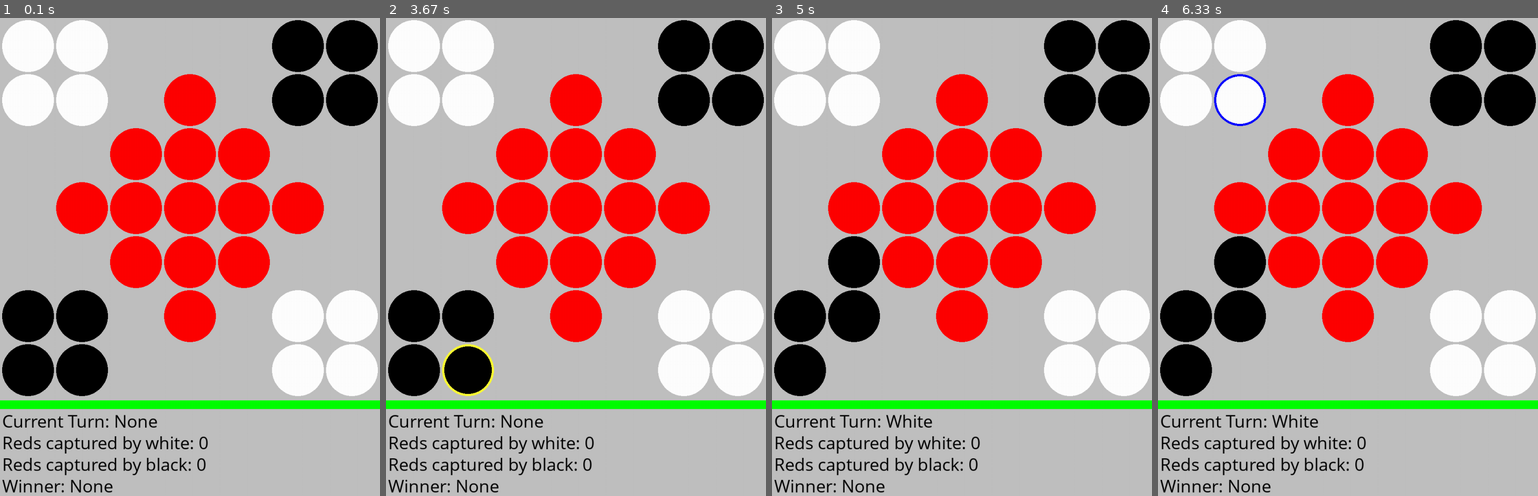
Above: before the commit, frames 1-4 (left to right).
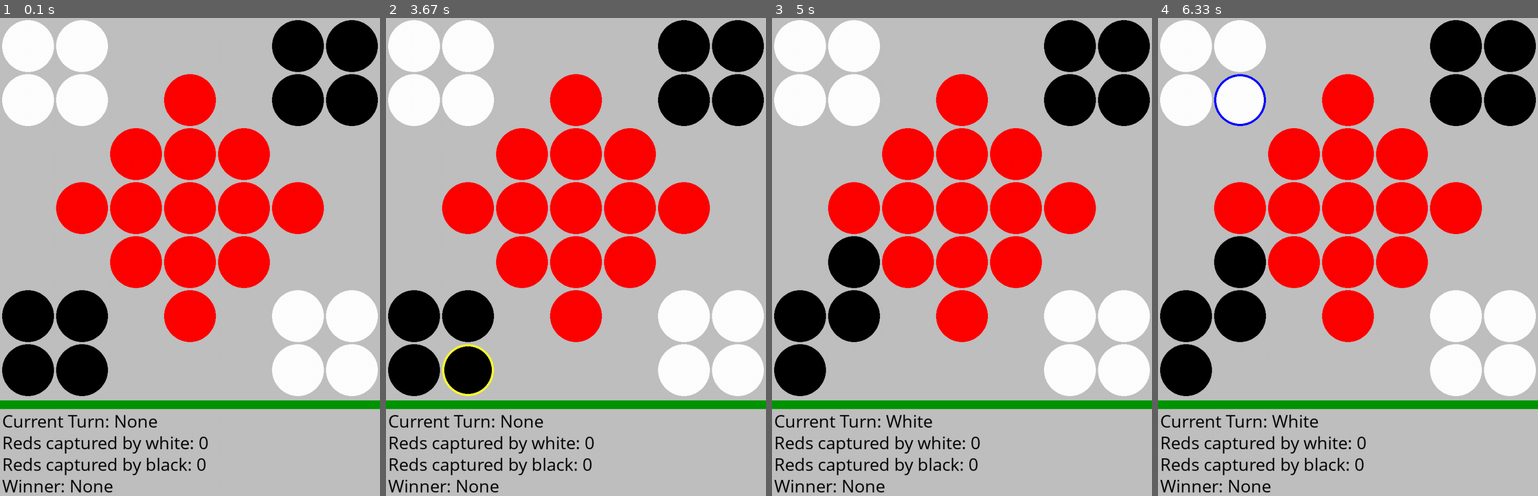
Above: after the commit, the same moments.

Repository: fitzpaca/Kuba-board-game
Game: pygame game, started from PygameKuba.py
The game is run twice, just before and just after one commit, with the same random seed, the same clock (stepped at 60 frames per second) and the same inputs.
Inputs (mouse positions are in pixels of both pictures, inside the frame that each line leads up to):
- Up to frame 1 (0.1 s): no input
- Up to frame 2 (3.67 s): click "Current Turn: None" at 0.38 s; move the mouse to (458, 371) at 3.23 s; click (458, 371) at 3.35 s; hold Left from 3.6 s (still down); move the mouse to (633, 89) at 3.63 s
- Up to frame 3 (5 s): release Left at 4.07 s; hold Up 4.1-4.65 s; click (863, 80) at 4.98 s
- Up to frame 4 (6.33 s): hold Right 5.42-6.08 s; move the mouse to (1355, 99) at 5.45 s

The runs differ from the first frame. In frame 1, 1.9% of the frame differs, in the area x 0-100%, y 79-82%; in frame 2, 1.9%; in frame 3, 1.9%; in frame 4, 1.9%.

Commit message:
game functions with infographic and winner declaration

Diff:
--- a/KubaGame.py
+++ b/KubaGame.py
@@ -143,10 +143,10 @@
         Parameters: N/A
         Returns: True or False
         """
-        if self._player1.get_captured() == 7:
+        if self._player1.get_captured() == 1:
             self.set_winner(self._player1.get_name())
 
-        if self._player2.get_captured() == 7:
+        if self._player2.get_captured() == 1:
             self.set_winner(self._player2.get_name())
 
         # if player 1 has no marbles on the board, player 2 wins
--- a/PygameKuba.py
+++ b/PygameKuba.py
@@ -15,8 +15,6 @@
 
 # initialize the board to starting position
 game = KubaGame(('White', 'W'), ('Black', 'B'))
-print("Board start (below)")
-game.display_board()
 
 ################################################################################
 # Board Setup #################################################################
@@ -74,7 +72,7 @@
 
         # ------------ game info section ------------------------
         # add a white line to separate board game from info section
-        pygame.draw.rect(board, green, pygame.Rect(0, 9*tile_spacing + 7*2*tile_radius, BOARD_WIDTH, tile_spacing*4))
+        pygame.draw.rect(board, dark_green, pygame.Rect(0, 9*tile_spacing + 7*2*tile_radius, BOARD_WIDTH, tile_spacing*4))
 
         # display current turn
         myfont = pygame.font.SysFont("Comic Sans MS", int((tile_radius + tile_spacing)/1.5))
@@ -148,11 +146,9 @@
                         # update the marble index
                         marble_index = (int((y_pos - (tile_radius + tile_spacing)) / (2 * tile_radius + tile_spacing)),
                                         int((x_pos - (tile_radius + tile_spacing)) / (2 * tile_radius + tile_spacing)))
-                        print(marble_index)
                         marble_select = True
                         marble_color = white
                         select_pos = (x_pos, y_pos)
-                        print('W')
 
 
                     # if the user clicks on a valid marble position
@@ -164,11 +160,9 @@
                         # update the marble index
                         marble_index = (int((y_pos - (tile_radius + tile_spacing)) / (2 * tile_radius + tile_spacing)),
                                         int((x_pos - (tile_radius + tile_spacing)) / (2 * tile_radius + tile_spacing)))
-                        print(marble_index)
                         marble_select = True
                         marble_color = black
                         select_pos = (x_pos, y_pos)
-                        print('B')
 
         # did the user hit a key?
         elif event.type == KEYDOWN:
@@ -192,16 +186,19 @@
                 marble_select = False              # erase the selection circle
 
 
-
-
-
-        # if an arrow key was pressed after a valid selection was made, make a move
-
-        # reset the make move indicator so that it does not repeat
-
-
         elif event.type == pygame.QUIT:
             running = False
 
+        if game.get_winner() is not None:
+            # show a giant winner's rectangle
+            win_font = pygame.font.SysFont("Comic Sans MS", int((tile_radius + tile_spacing)*2))
+
+            winner_overlay = win_font.render(str(game.get_winner()) + ' won!', 1, dark_green)
+            board.blit(winner_overlay, (tile_spacing, BOARD_HEIGHT/2))
+
+
+            #pygame.time.wait(5000)
+            #running = False
+
         # call to update output board
         pygame.display.flip()
